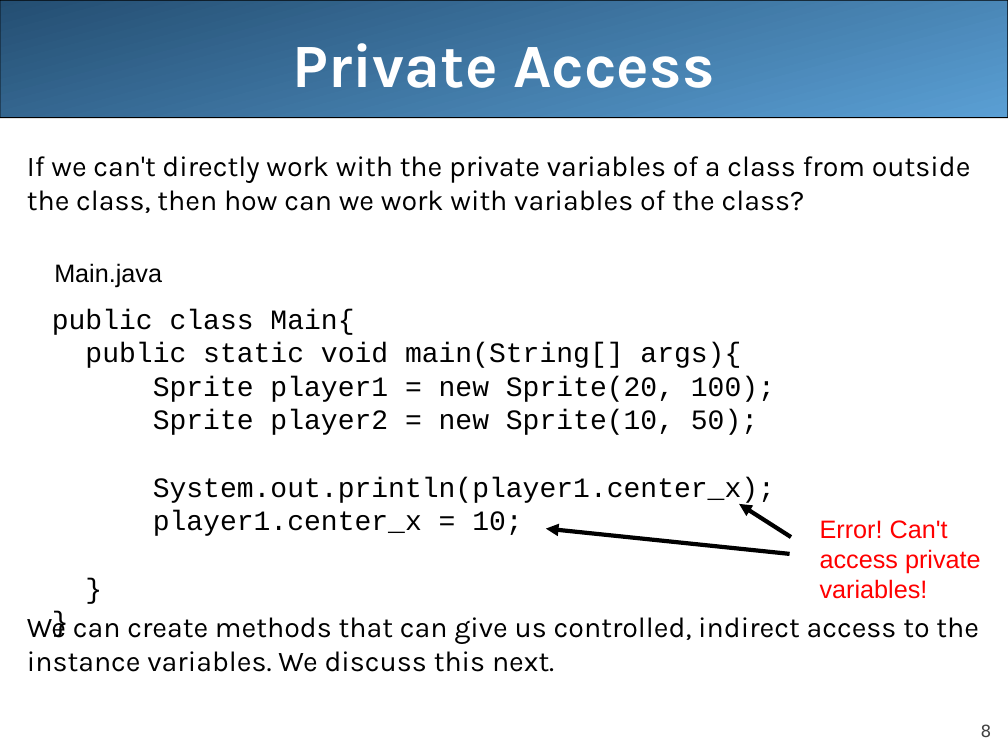
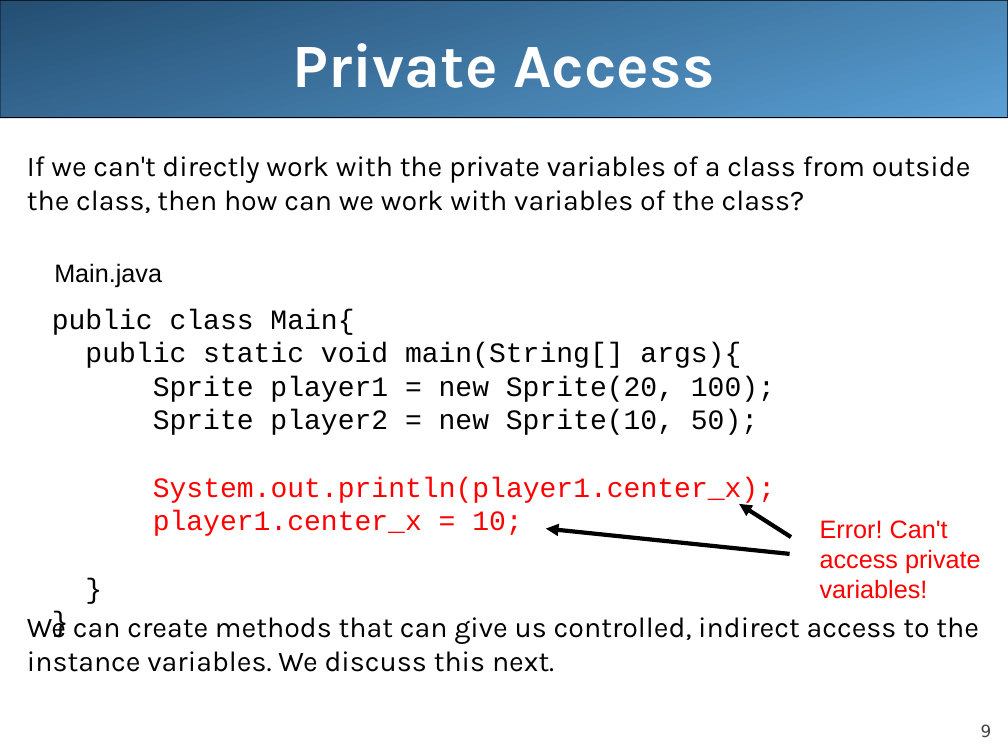
Before and after one commit to LongBaoNguyen/longbaonguyen.github.io, a slide deck: slide 9 of courses/apcsa/lecture13.ppt (slide 8 before the commit). Drawn at 1008x756 pixels with LibreOffice and Linux fonts; fonts in the diff are those of the drawing. Boxes give left, top, right and bottom in pixels: in the first picture for what was removed or moved away, otherwise in the second. Text is boxed around its words. In the diff, an @@ line names an element or a change of style, - is before the commit and + after.

```diff
--- a/courses/apcsa/lecture13.ppt
+++ b/courses/apcsa/lecture13.ppt
@@ text at bbox=[153, 477, 775, 536]: text colour #000000 to #FF0000 in "System.out.println(player1.center_x);", "player1.center_x = 10;" @@
@@ page number at bbox=[981, 724, 992, 737]: text changed @@
-8
+9
```
Also in this commit, not shown: 12 other slides changed, 1 slide added, 2 other files.
